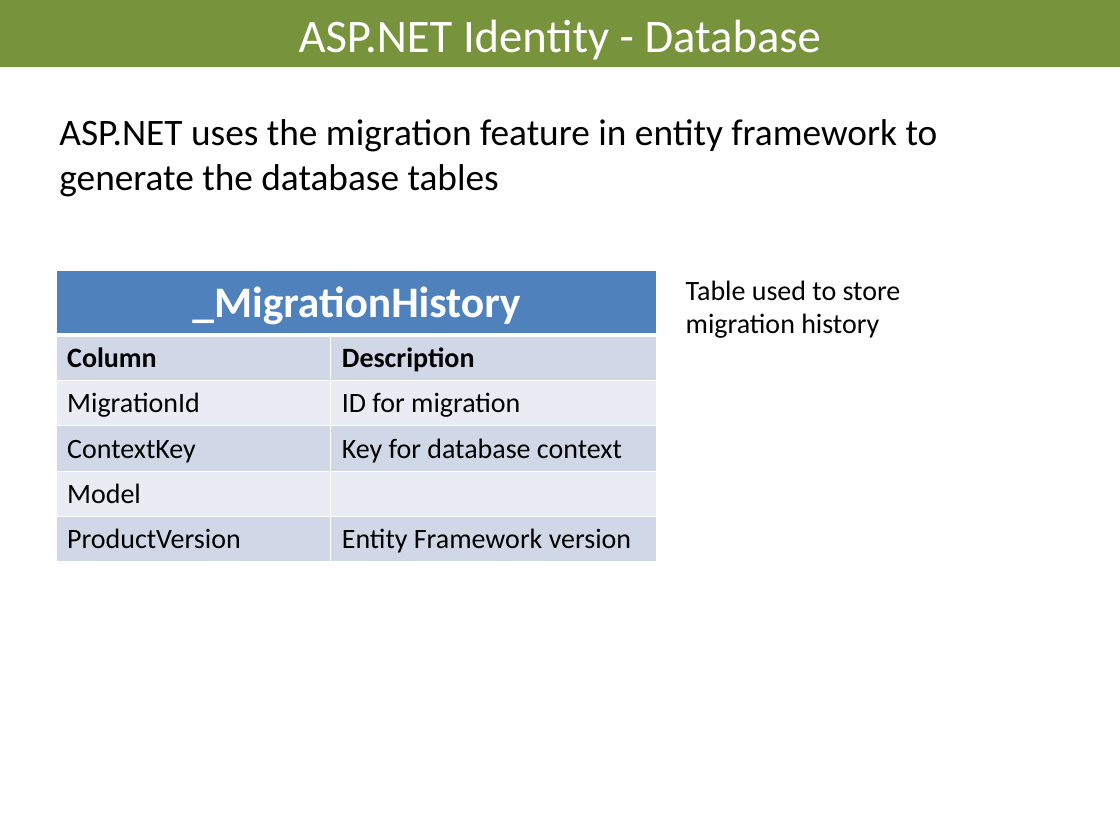
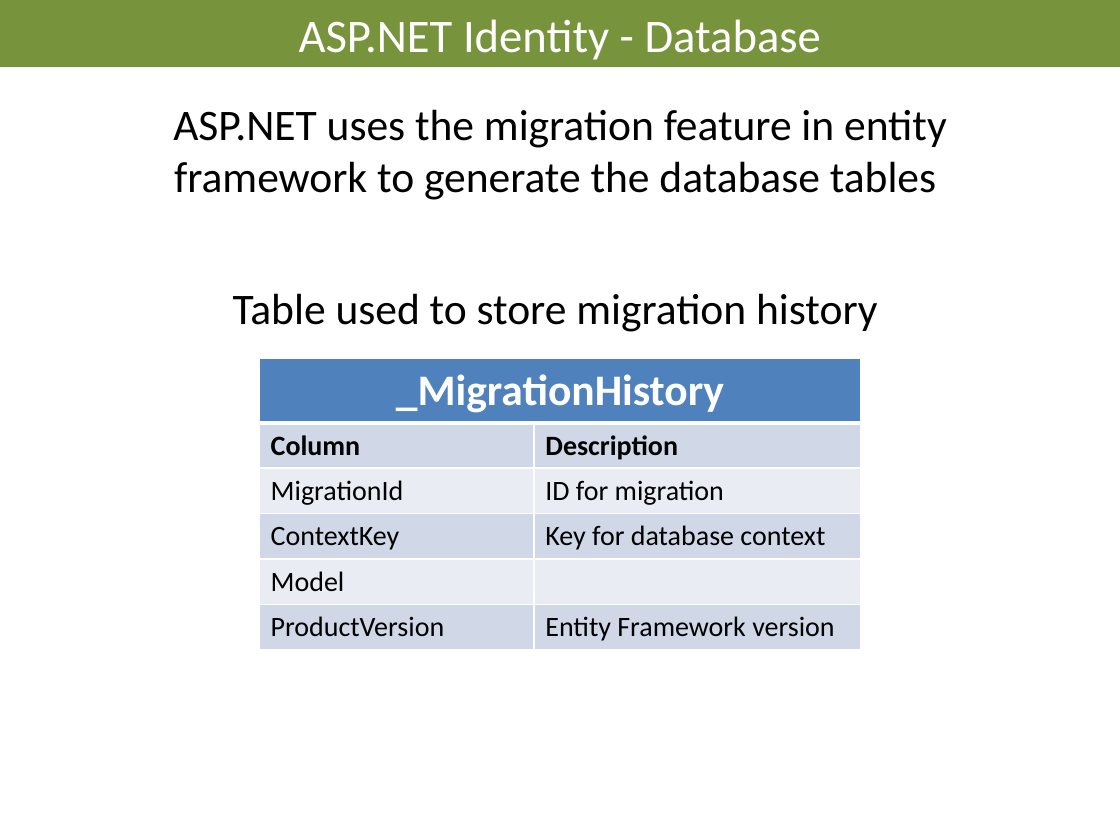
Before and after one commit to AndreasElffors/ProjectIdentity, a slide deck: slide 11 of Documents/Slides/Identity-Database.pptx. Drawn at 1120x840 pixels with LibreOffice and Linux fonts; fonts in the diff are those of the drawing; background and template pictures are left out. Boxes give left, top, right and bottom in pixels: in the first picture for what was removed or moved away, otherwise in the second. Text is boxed around its words. In the diff, an @@ line names an element or a change of style, - is before the commit and + after.

```diff
--- a/Documents/Slides/Identity-Database.pptx
+++ b/Documents/Slides/Identity-Database.pptx
@@ text "ASP.NET uses the migration feature ...": place and size @@
-text "ASP.NET uses the migration feature ..." at bbox=[59, 119, 938, 197]
+text "ASP.NET uses the migration feature ..." at bbox=[173, 109, 947, 200]
@@ text "ASP.NET uses the migration feature ..." at bbox=[173, 109, 947, 200]: size 24 to 28 pt; alignment left to centre @@
@@ text "Table used to store migration ...": place and size @@
-text "Table used to store migration ..." at bbox=[686, 280, 901, 338]
+text "Table used to store migration ..." at bbox=[233, 293, 877, 332]
@@ text "Table used to store migration ..." at bbox=[233, 293, 877, 332]: size 18 to 28 pt; alignment left to centre @@
@@ table: place and size @@
-table at bbox=[56, 271, 656, 561]
+table at bbox=[260, 358, 860, 648]
```
Also in this commit, not shown: 3 other slides changed, 2 other files.
